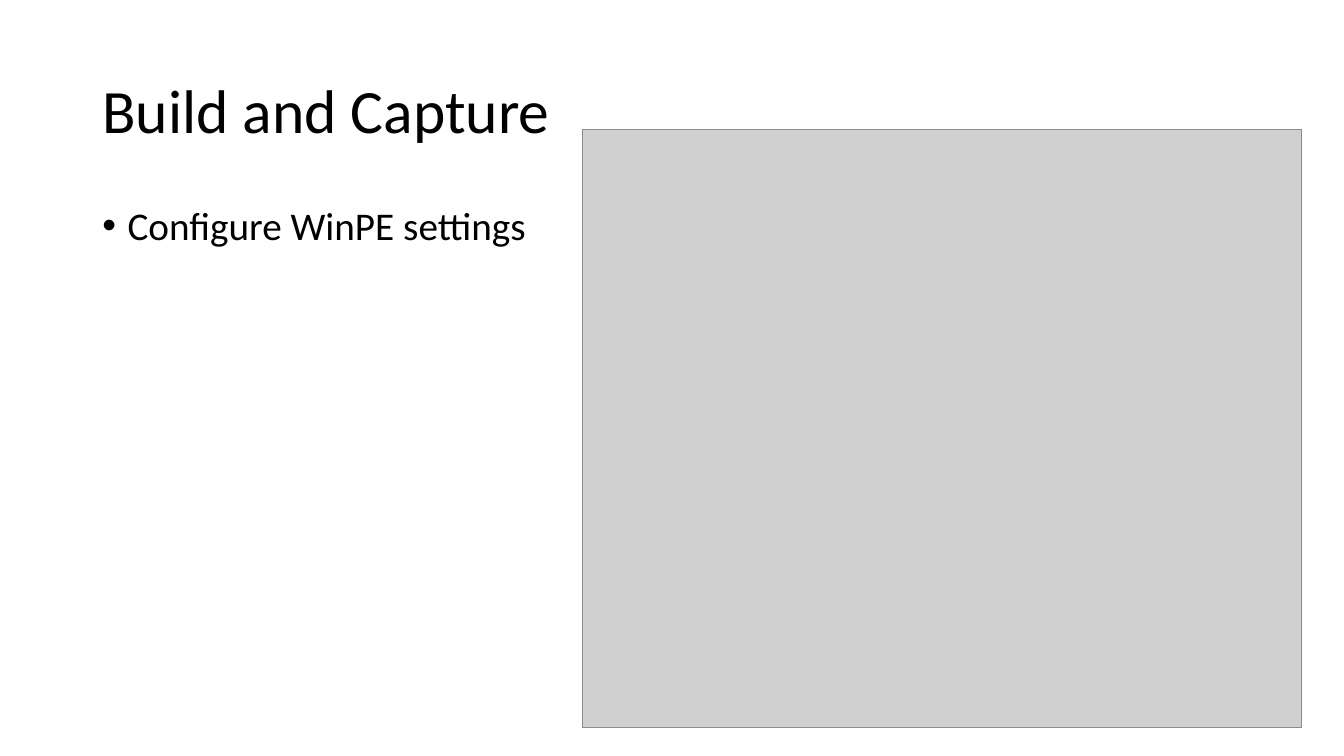
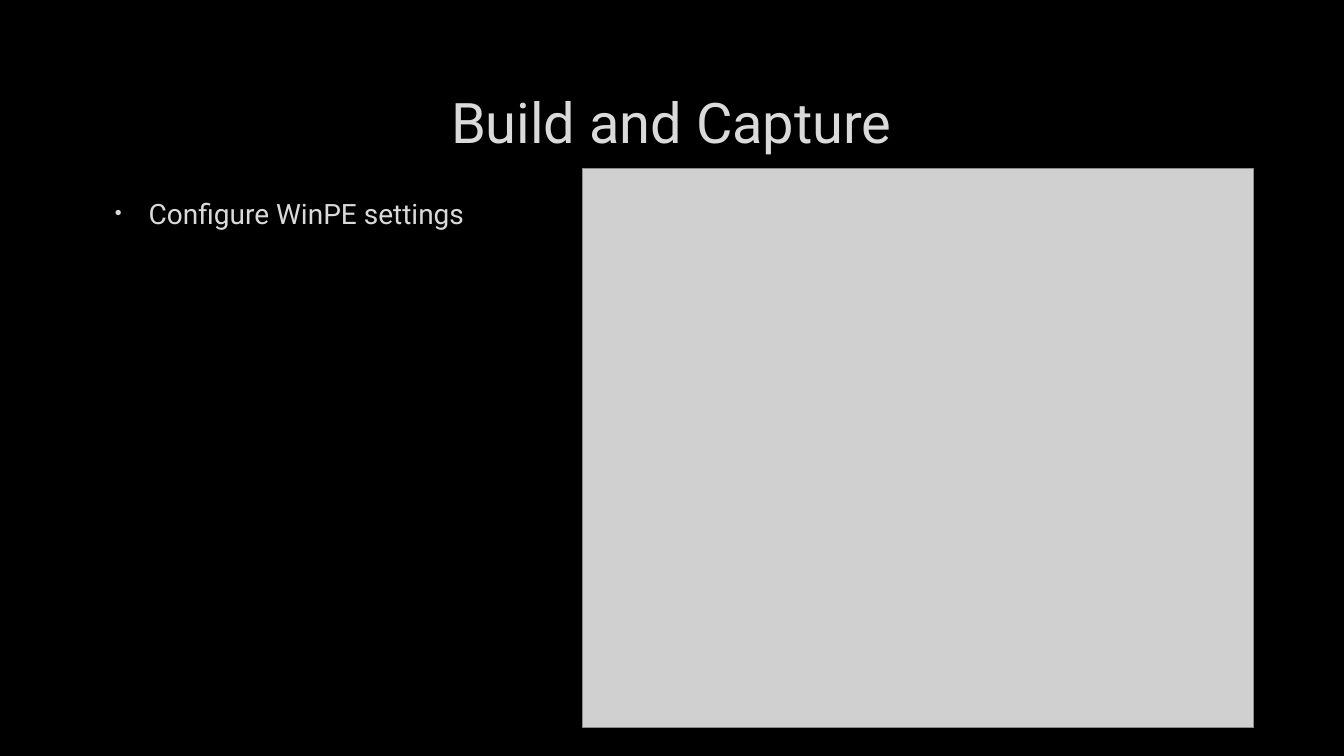
Before and after one commit to fydexx/HECC-2018, a slide deck: slide 3 of Part_01/Section03.pptx. Drawn at 1344x756 pixels with LibreOffice and Linux fonts; fonts in the diff are those of the drawing; grey boxes stand for pictures; background and template pictures are left out. Boxes give left, top, right and bottom in pixels: in the first picture for what was removed or moved away, otherwise in the second. Text is boxed around its words. In the diff, an @@ line names an element or a change of style, - is before the commit and + after.

```diff
--- a/Part_01/Section03.pptx
+++ b/Part_01/Section03.pptx
@@ background #FFFFFF to picture (left out) @@
@@ title "Build and Capture": place and size @@
-title "Build and Capture" at bbox=[102, 90, 550, 143]
+title "Build and Capture" at bbox=[451, 101, 892, 155]
@@ title "Build and Capture" at bbox=[451, 101, 892, 155]: size 44 to 40 pt, font Calibri to Roboto, text colour #000000 to #DADADA, letter outline none to #404040 0.75 pt; alignment left to centre; line spacing 0.9 to 1 @@
@@ picture: place and size @@
-picture at bbox=[583, 129, 1302, 728]
+picture at bbox=[583, 169, 1254, 728]
@@ text "Configure WinPE settings": place and size @@
-text "Configure WinPE settings" at bbox=[128, 213, 525, 247]
+text "Configure WinPE settings" at bbox=[149, 202, 464, 230]
@@ text "Configure WinPE settings" at bbox=[149, 202, 464, 230]: size 28 to 20 pt, font Calibri to Roboto, text colour #000000 to #DADADA, letter outline none to #404040 0.75 pt; indent changed; line spacing 0.9 to 1 @@
```
Also in this commit, not shown: 9 other slides changed.
